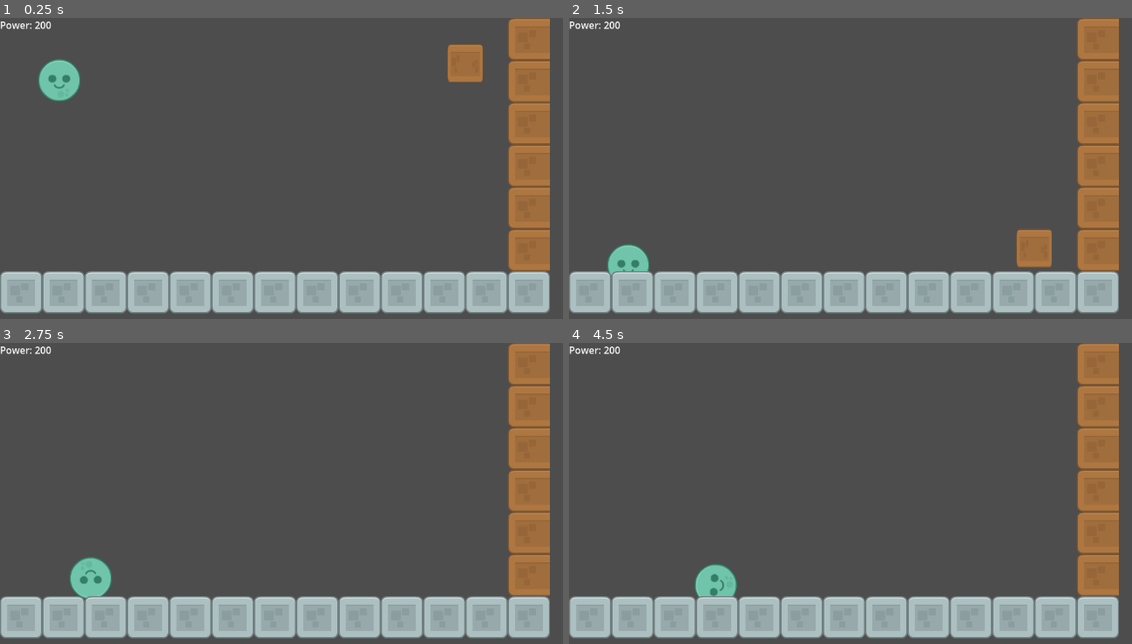
Above: before the commit, frames 1-4 (two rows, left to right).
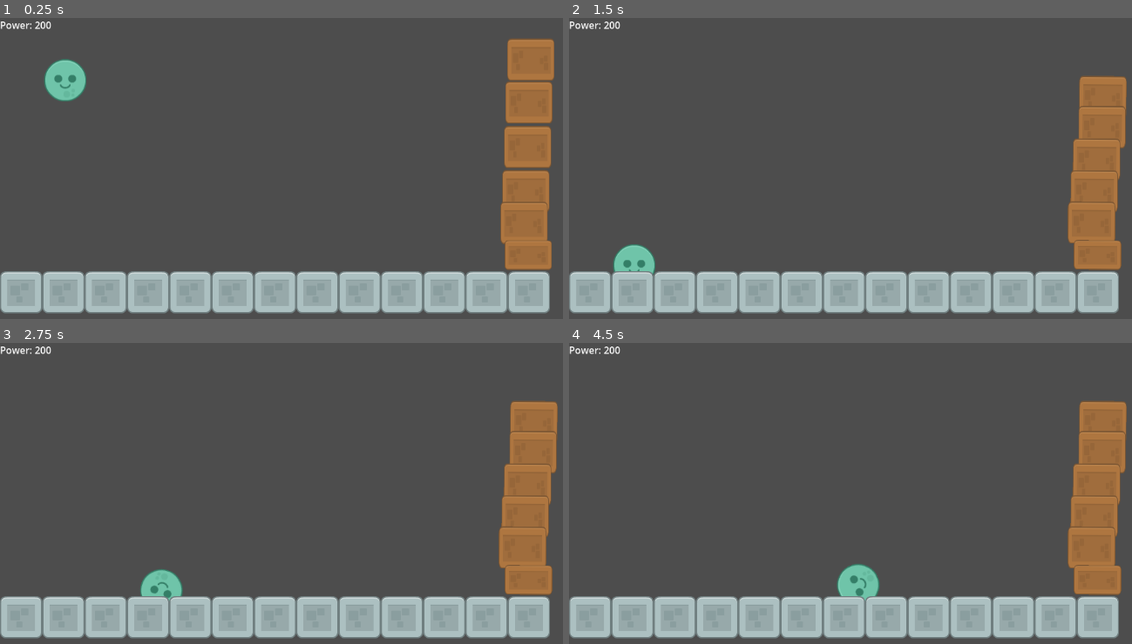
Above: after the commit, the same moments.

Repository: bsu-cs315/E1.1-Hicks
Game: Godot game, scene res://world.tscn
Two runs of this game, one before a commit and one after it. Both use one fixed random seed, a clock stepped at 60 frames per second and the inputs below.
Inputs:
- Up to frame 1 (0.25 s): no input
- Up to frame 2 (1.5 s): tap Down (decrease_power) at 0.6 s; tap Enter at 1.25 s; tap Up (increase_power) at 1.35 s
- Up to frame 3 (2.75 s): tap Space (launch) at 2, 2.1 s
- Up to frame 4 (4.5 s): tap Down (decrease_power) at 2.85 s; tap Up (increase_power) at 3.6 s; tap Space (launch) at 4.35 s

The runs differ from the first frame. In frame 1, 3.6% of the frame differs, in the area x 6-99%, y 0-85%; in frame 2, 4.2%; in frame 3, 4.4%, in the area x 12-100%, y 0-86%; in frame 4, 4.4%.

Commit message:
Collision Issues have been fixed. The ball can collide with the wood pieces.

Diff:
--- a/world.tscn
+++ b/world.tscn
@@ -26,7 +26,8 @@
 sources/0 = SubResource("TileSetAtlasSource_71ufx")
 sources/1 = SubResource("TileSetAtlasSource_y8nd6")
 
-[sub_resource type="RectangleShape2D" id="RectangleShape2D_fmbpg"]
+[sub_resource type="RectangleShape2D" id="RectangleShape2D_p150v"]
+size = Vector2(73, 53.125)
 
 [node name="World" type="Node2D"]
 script = ExtResource("1_e1w7p")
@@ -44,19 +45,71 @@
 text = "POWER"
 
 [node name="TML2" type="TileMapLayer" parent="."]
-tile_map_data = PackedByteArray("AAAAAAYAAAAAAAAAAAACAAYAAAA …(144 unchanged characters)… AAAAAAAAMAAYAAAAAAAAAAAABAAYAAAAAAAAAAAAMAAAAAQAAAAAAAAAMAAEAAQAAAAAAAAAMAAIAAQAAAAAAAAAMAAMAAQAAAAAAAAAMAAQAAQAAAAAAAAAMAAUAAQAAAAAAAAA=")
+tile_map_data = PackedByteArray("AAAAAAYAAAAAAAAAAAACAAYAAAA …(144 unchanged characters)… AAAAAAAAMAAYAAAAAAAAAAAABAAYAAAAAAAAAAAA=")
 tile_set = SubResource("TileSet_r3p2p")
 
-[node name="RigidBody2D" type="RigidBody2D" parent="."]
-position = Vector2(108, 75)
-disable_mode = 1
-collision_layer = 3
-collision_mask = 3
+[node name="WoodPieceOne" type="RigidBody2D" parent="."]
 
-[node name="CollisionShape2D" type="CollisionShape2D" parent="RigidBody2D"]
-shape = SubResource("RectangleShape2D_fmbpg")
+[node name="CollisionShape2D" type="CollisionShape2D" parent="WoodPieceOne"]
+position = Vector2(875, 39)
+shape = SubResource("RectangleShape2D_p150v")
 
-[node name="Sprite2D" type="Sprite2D" parent="RigidBody2D/CollisionShape2D"]
-position = Vector2(652, -28)
-scale = Vector2(0.421429, 0.914285)
+[node name="Sprite2D" type="Sprite2D" parent="WoodPieceOne/CollisionShape2D"]
+position = Vector2(3.25002, 2)
+scale = Vector2(0.560714, 1)
 texture = ExtResource("4_x87gi")
+
+[node name="WoodPieceOne2" type="RigidBody2D" parent="."]
+
+[node name="CollisionShape2D" type="CollisionShape2D" parent="WoodPieceOne2"]
+position = Vector2(875, 113)
+shape = SubResource("RectangleShape2D_p150v")
+
+[node name="Sprite2D" type="Sprite2D" parent="WoodPieceOne2/CollisionShape2D"]
+position = Vector2(2.28882e-05, -1)
+scale = Vector2(0.560714, 1)
+texture = ExtResource("4_x87gi")
+
+[node name="WoodPieceOne3" type="RigidBody2D" parent="."]
+
+[node name="CollisionShape2D" type="CollisionShape2D" parent="WoodPieceOne3"]
+position = Vector2(872, 186)
+shape = SubResource("RectangleShape2D_p150v")
+
+[node name="Sprite2D" type="Sprite2D" parent="WoodPieceOne3/CollisionShape2D"]
+position = Vector2(1.00002, 0)
+scale = Vector2(0.560714, 1)
+texture = ExtResource("4_x87gi")
+
+[node name="WoodPieceOne4" type="RigidBody2D" parent="."]
+
+[node name="CollisionShape2D" type="CollisionShape2D" parent="WoodPieceOne4"]
+position = Vector2(870, 259)
+shape = SubResource("RectangleShape2D_p150v")
+
+[node name="Sprite2D" type="Sprite2D" parent="WoodPieceOne4/CollisionShape2D"]
+position = Vector2(2.12789e-05, 0)
+scale = Vector2(0.560714, 1)
+texture = ExtResource("4_x87gi")
+
+[node name="WoodPieceOne5" type="RigidBody2D" parent="."]
+
+[node name="CollisionShape2D" type="CollisionShape2D" parent="WoodPieceOne5"]
+position = Vector2(866, 330)
+shape = SubResource("RectangleShape2D_p150v")
+
+[node name="Sprite2D" type="Sprite2D" parent="WoodPieceOne5/CollisionShape2D"]
+position = Vector2(1.00002, -1)
+scale = Vector2(0.560714, 1)
+texture = ExtResource("4_x87gi")
+
+[node name="WoodPieceOne6" type="RigidBody2D" parent="."]
+
+[node name="CollisionShape2D" type="CollisionShape2D" parent="WoodPieceOne6"]
+position = Vector2(872, 392.438)
+shape = SubResource("RectangleShape2D_p150v")
+
+[node name="Sprite2D" type="Sprite2D" parent="WoodPieceOne6/CollisionShape2D"]
+position = Vector2(2.00002, -0.4375)
+scale = Vector2(0.560714, 0.7)
+texture = ExtResource("4_x87gi")
